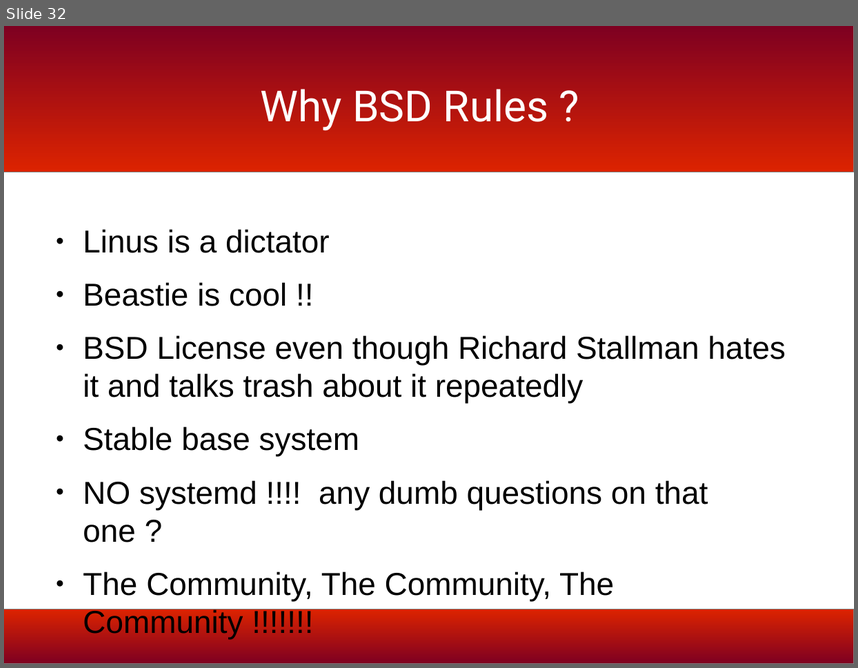
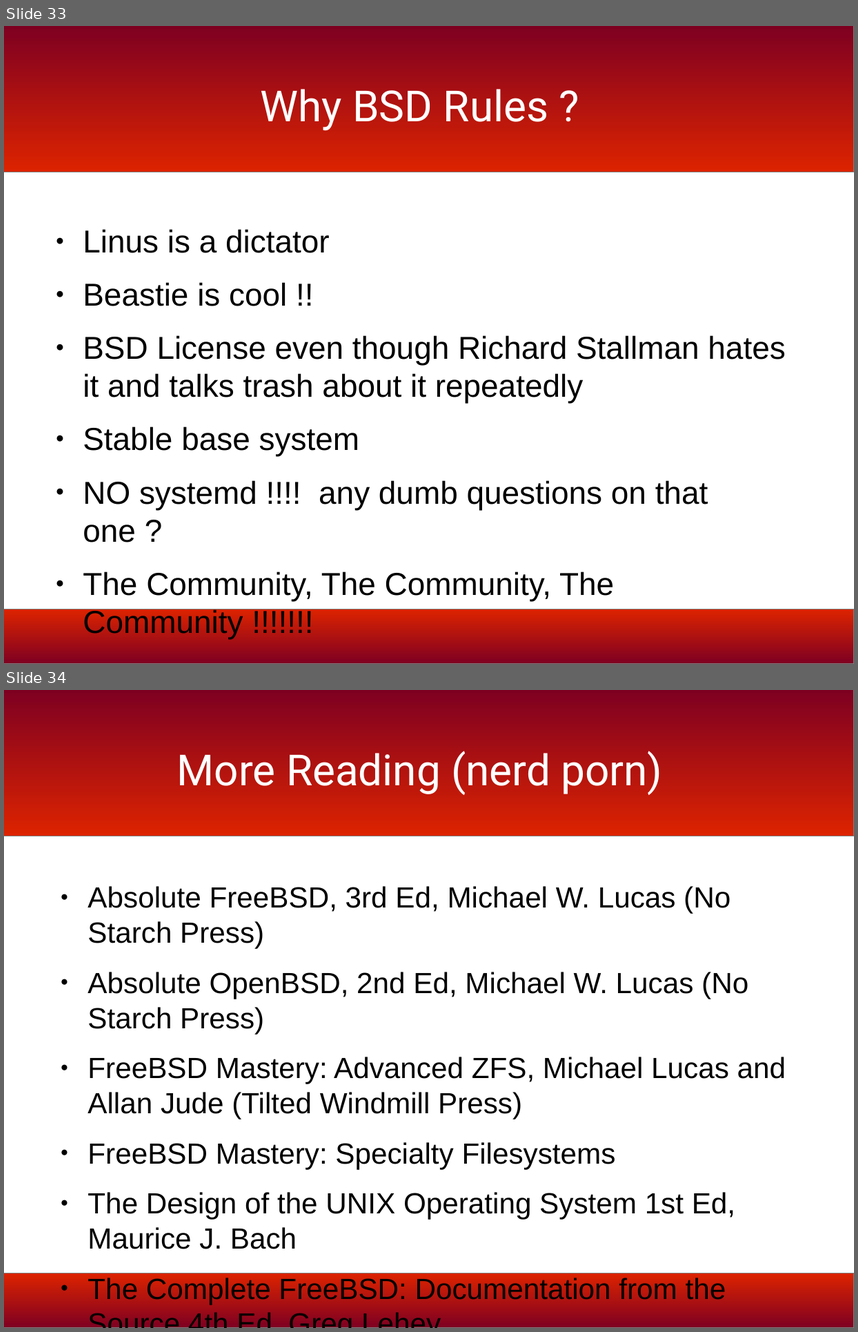
Before and after one commit to bmac2/BSD-Meetup-Files, a slide deck: bsd-history-slides.odp. Shown one above the other, each under a label of ours: slide 32 before the commit, slides 33 and 34 after it. The pictures are 858x668 and 858x1332 pixels, drawn with LibreOffice and Linux fonts; fonts in the diff are those of the drawing; background and template pictures are left out. Boxes give left, top, right and bottom in pixels: in the first picture for what was removed or moved away, otherwise in the second. Text is boxed around its words. In the diff, an @@ line names an element or a change of style, - is before the commit and + after.

Commit message:
edits to add reading

```diff
--- a/bsd-history-slides.odp
+++ b/bsd-history-slides.odp
@@ slide 34 added at (4,690,854,1328), background #FFFFFF; not listed: 2 template elements that a slide beside it also shows @@
@@ title added at (177,751,662,795), 40 pt, text #FFFFFF @@
+More Reading (nerd porn)
@@ text added at (87,886,786,1304), 27.2 pt, text #000000 @@
+● Absolute FreeBSD, 3rd Ed, Michael W. Lucas (No Starch Press)
+● Absolute OpenBSD, 2nd Ed, Michael W. Lucas (No Starch Press)
+● FreeBSD Mastery: Advanced ZFS, Michael Lucas and Allan Jude (Tilted Windmill Press)
+● FreeBSD Mastery: Specialty Filesystems
+● The Design of the UNIX Operating System 1st Ed, Maurice J. Bach
+● The Complete FreeBSD: Documentation from the Source 4th Ed, Greg Lehey
@@ what was slide 32 is now slide 33 @@
```
Also in this commit, not shown: 1 slide changed, 1 other slide added, 1 other file.
